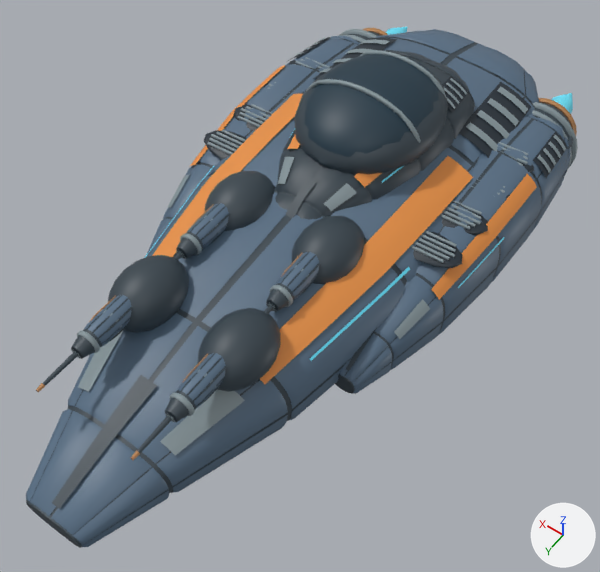
The glTF model current_dev/assets/fleet/titan.glb: old version first, new version second.
Rendered twice from a 50 mm lens placed at (-4.16, 5.94, 8.46), pointed at (-0.27, 0.49, -0.11). The axes (+X, +Y, +Z) are drawn at lower right. The lights are the same throughout. The picture after the commit comes second. Vertices at exactly the same position are counted once.

Names of what the first picture shows: 'titan'.
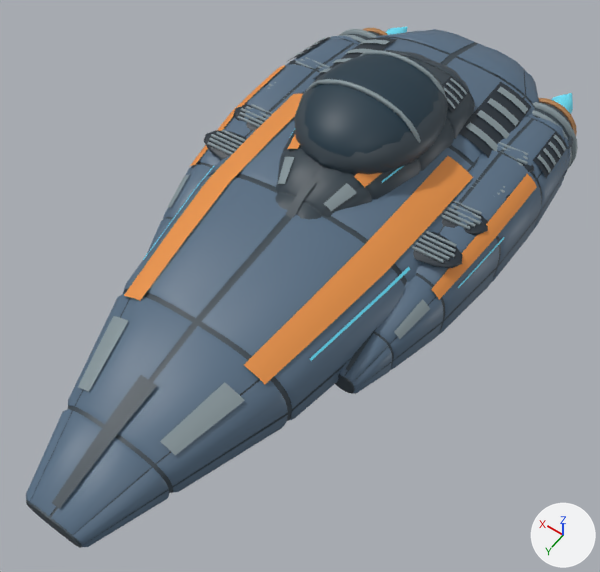
What changed in the scene script:
```text
Change me_titan:
    used by ob_titan; location = (0.0, 0.0, 0.0)
    remove me_titan.from_pydata(...)  # 19208 vertices, 32036 faces; spans x -2.28..2.28, y -5.19..4.65, z -0.88..1.87
    add me_titan.from_pydata(...)  # 11592 vertices, 18060 faces; spans x -2.28..2.28, y -5.19..4.65, z -0.88..1.87
    me_titan part 1: 176 loose pieces with 7616 vertices, spanning x -1.07..1.07, y -0.07..3.89, z 0.46..1.19, are deleted
```

Boxes (x1, y1, x2, y2) around the edits, measured in the pictures (600 x 572 px):
part 1 of me_titan, deleted (blue): before (36, 171, 365, 460)
